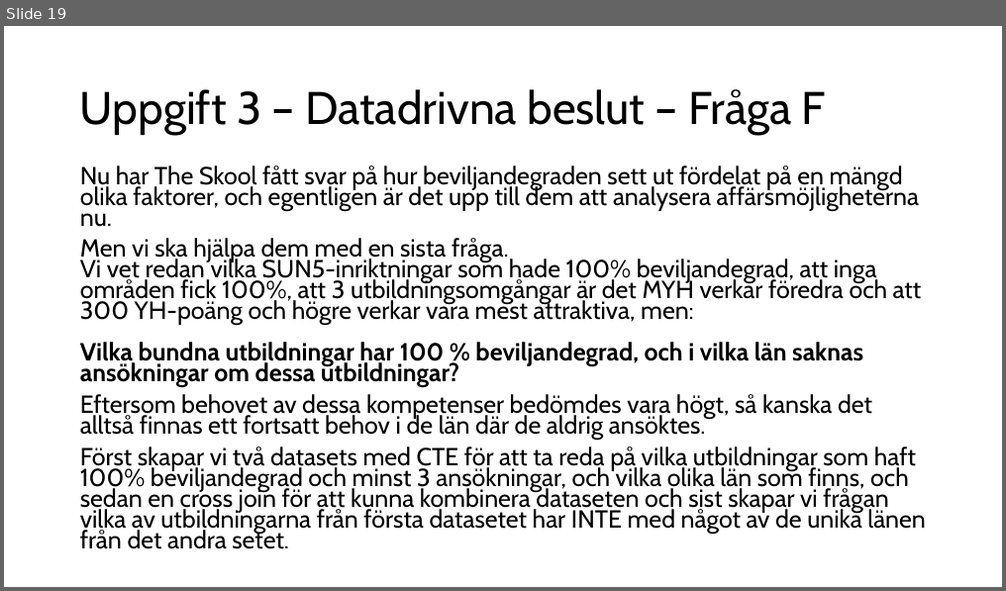
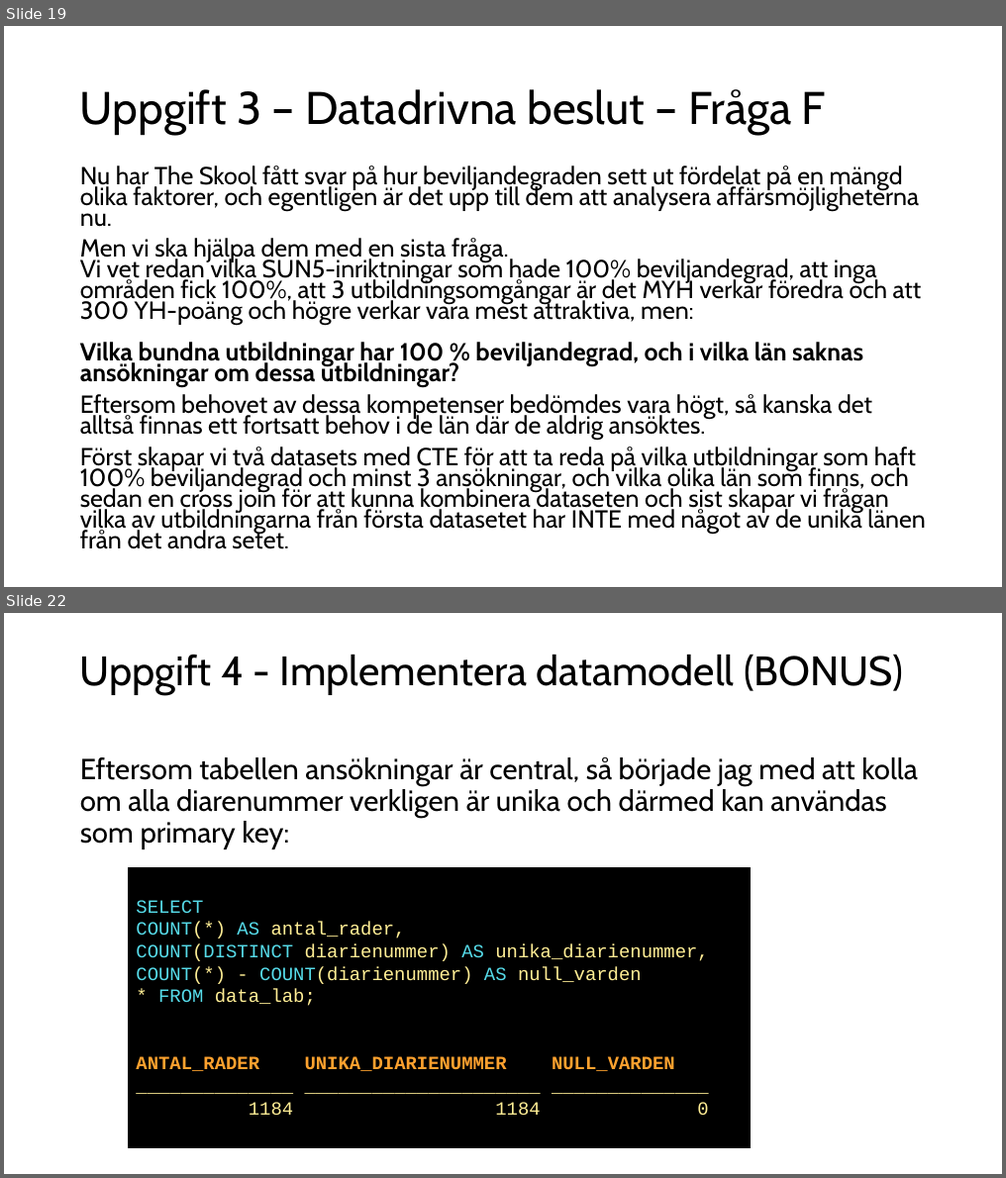
Before and after one commit to dosselicious/the_skool_jens_dossel, a slide deck: The Skool - Jens Dossel.pptx. Shown one above the other, each under a label of ours: slide 19 before the commit, slides 19 and 22 after it; the slides between them are not shown. The pictures are 1006x591 and 1006x1178 pixels, drawn with LibreOffice and Linux fonts; fonts in the diff are those of the drawing. Boxes give left, top, right and bottom in pixels: in the first picture for what was removed or moved away, otherwise in the second. Text is boxed around its words. In the diff, an @@ line names an element or a change of style, - is before the commit and + after.

```diff
--- a/The Skool - Jens Dossel.pptx
+++ b/The Skool - Jens Dossel.pptx
@@ slide 22 added at <box>4,613,1002,1174</box>, background #FFFFFF @@
@@ title added at <box>80,654,903,695</box>, 39.6 pt, text #000000 @@
+Uppgift 4 - Implementera datamodell (BONUS)
@@ text added at <box>80,758,918,850</box>, 28 pt, text #000000 @@
+Eftersom tabellen ansökningar är central, så började jag med att kolla om alla diarenummer verkligen är unika och därmed kan användas som primary key:
@@ rectangle added at <box>129,868,750,1149</box>, fill #000000, outline #000000 1.5 pt, 18 pt, text #FFEE95 @@
+SELECT
+COUNT(*) AS antal_rader,
+COUNT(DISTINCT diarienummer) AS unika_diarienummer,
+COUNT(*) - COUNT(diarienummer) AS null_varden
+* FROM data_lab;
+ANTAL_RADER UNIKA_DIARIENUMMER NULL_VARDEN
+______________ _____________________ ______________
+1184 1184 0
```
Also in this commit, not shown: 1 slide changed, 2 other slides added, 1 other file.
